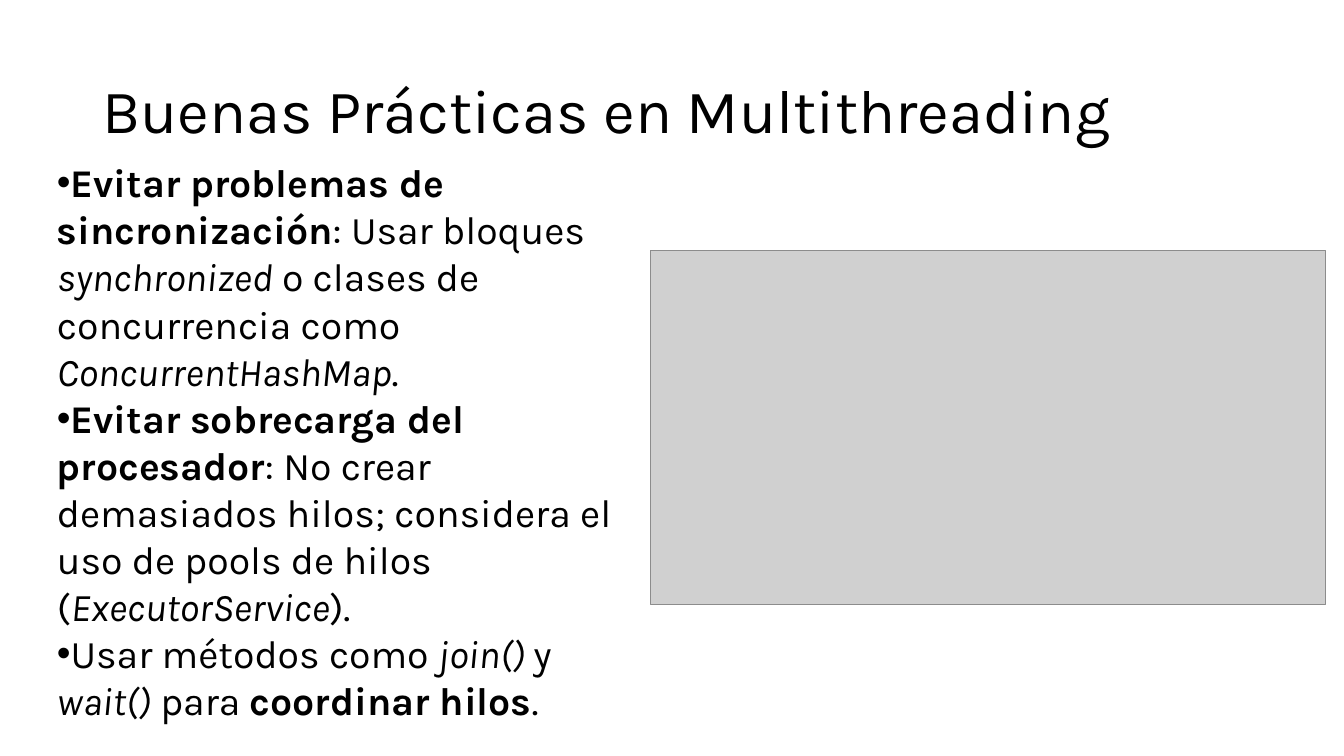
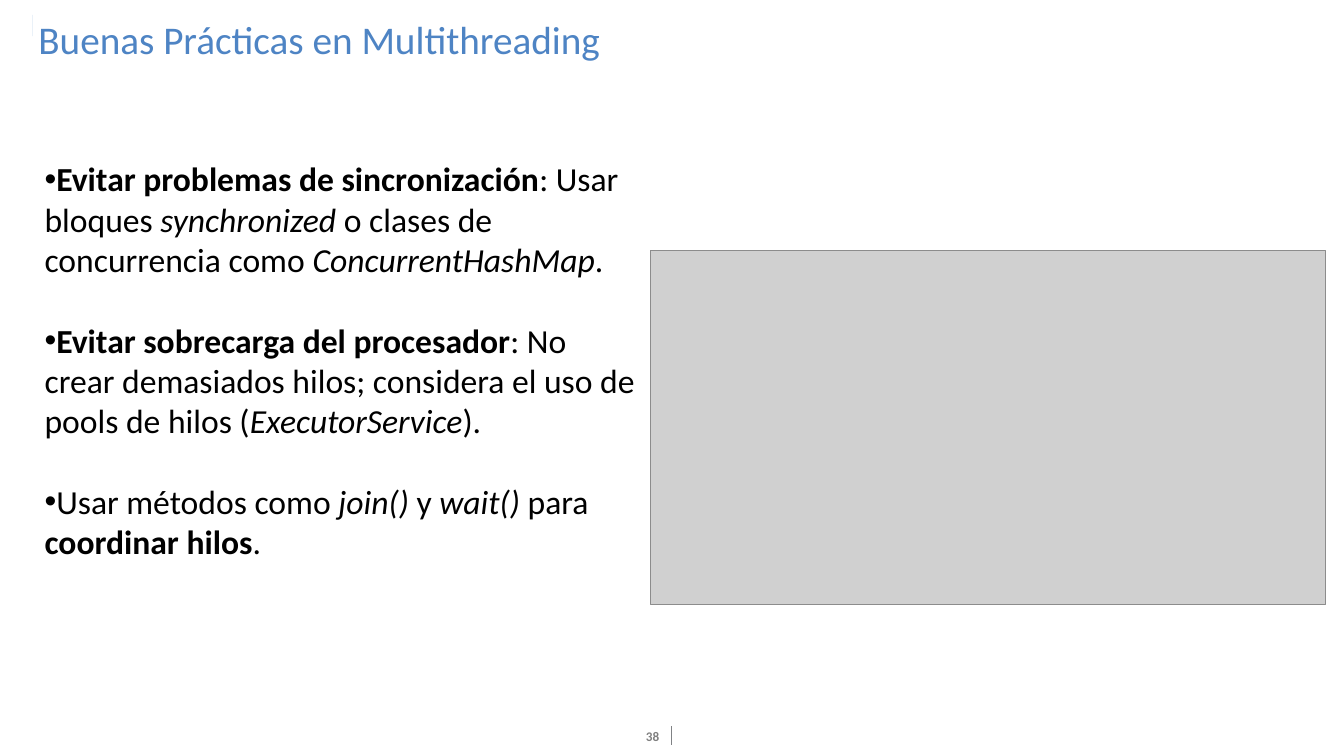
Before and after one commit to PelaezFrancisco/Presentacion_Java, a slide deck: slide 38 of Digital_Essentials-Java.pptx (slide 30 before the commit). Drawn at 1344x756 pixels with LibreOffice and Linux fonts; fonts in the diff are those of the drawing; grey boxes stand for pictures; background and template pictures are left out. Boxes give left, top, right and bottom in pixels: in the first picture for what was removed or moved away, otherwise in the second. Text is boxed around its words. In the diff, an @@ line names an element or a change of style, - is before the commit and + after.

```diff
--- a/Digital_Essentials-Java.pptx
+++ b/Digital_Essentials-Java.pptx
@@ rectangle added at <box>1,9,32,68</box>, fill #FFFFFF @@
@@ rectangle added at <box>10,15,32,36</box>, fill #4E84C4 @@
@@ title "Buenas Prácticas en Multithreading": place and size @@
-title "Buenas Prácticas en Multithreading" at <box>102,86,1110,148</box>
+title "Buenas Prácticas en Multithreading" at <box>38,27,600,61</box>
@@ title "Buenas Prácticas en Multithreading" at <box>38,27,600,61</box>: size 44 to 28 pt, font Karla to Calibri, text colour #000000 to #4E84C4; vertical alignment middle to top @@
@@ text "Evitar problemas de sincronización: Usar ...": place and size @@
-text "Evitar problemas de sincronización: Usar ..." at <box>57,169,611,725</box>
+text "Evitar problemas de sincronización: Usar ..." at <box>45,167,634,555</box>
@@ text "Evitar problemas de sincronización: Usar ..." at <box>45,167,634,555</box>: size 28 to 24 pt, font Karla to Calibri @@
@@ page number added at <box>646,732,659,741</box>, 9.3 pt, text #808080, bold @@
+38
@@ line added from (671, 727) to (671, 745), #808285 0.5 pt @@
```
Also in this commit, not shown: 34 other slides changed, 9 slides added.
